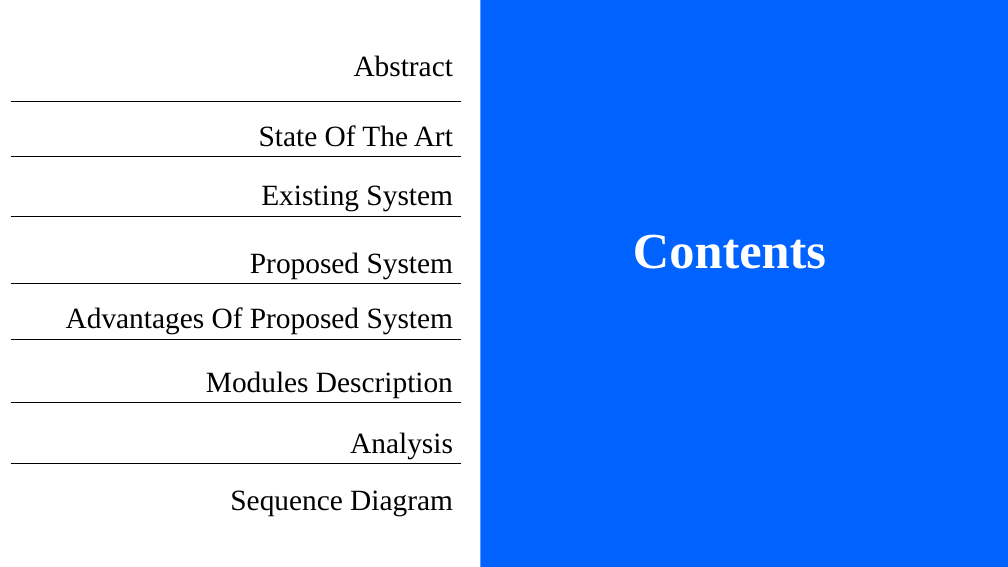
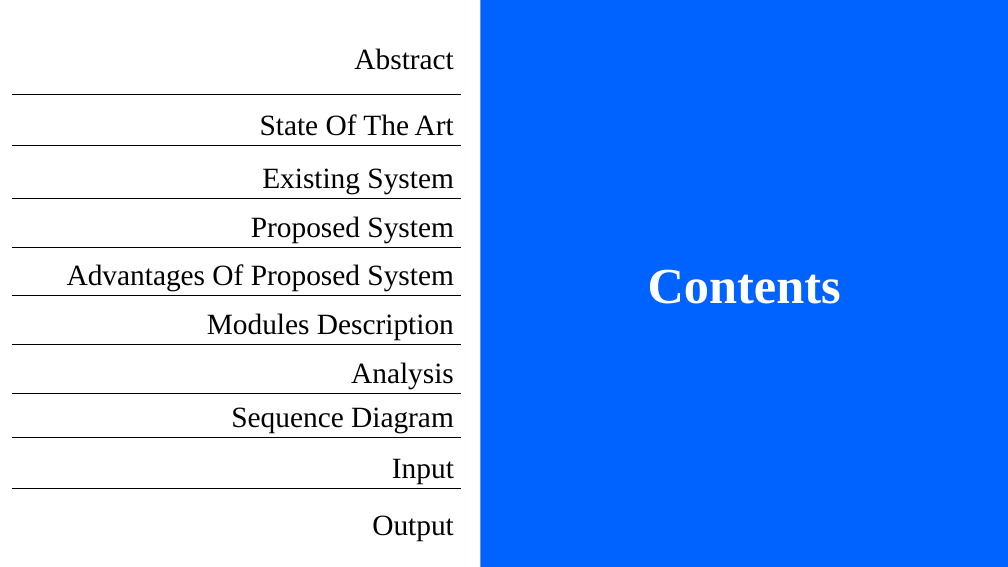
Before and after one commit to Chakrapani2122/Major-Project, a slide deck: slide 2 of Major Project.pptx. Drawn at 1008x567 pixels with LibreOffice and Linux fonts; fonts in the diff are those of the drawing. Boxes give left, top, right and bottom in pixels: in the first picture for what was removed or moved away, otherwise in the second. Text is boxed around its words. In the diff, an @@ line names an element or a change of style, - is before the commit and + after.

```diff
--- a/Major Project.pptx
+++ b/Major Project.pptx
@@ table at box(12, 39, 462, 545) @@
+row 9: Input
+row 10: Output
@@ table: place and size @@
-table at box(11, 46, 461, 520)
+table at box(12, 39, 462, 545)
@@ text "Contents": place and size @@
-text "Contents" at box(633, 234, 826, 269)
+text "Contents" at box(648, 269, 841, 304)
```
Also in this commit, not shown: 5 other slides changed, 7 slides added, 4 other files.
